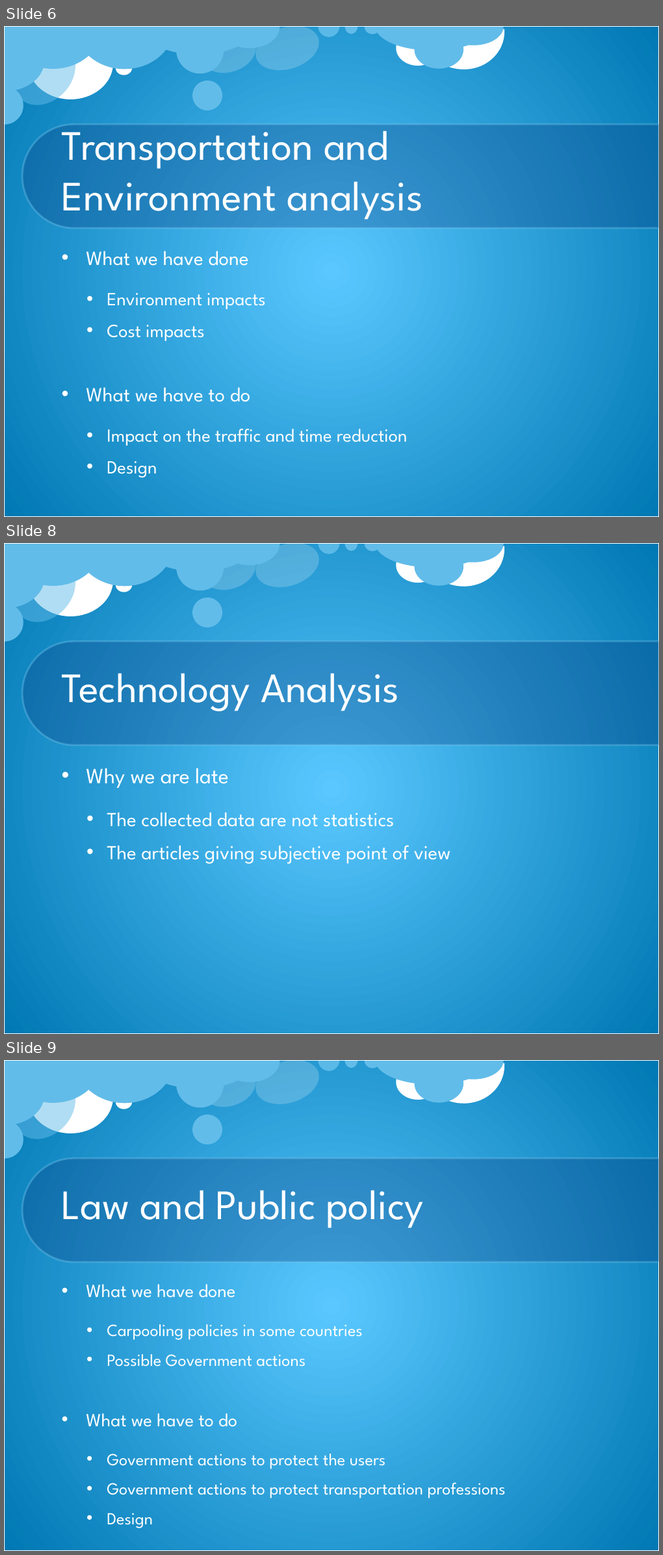
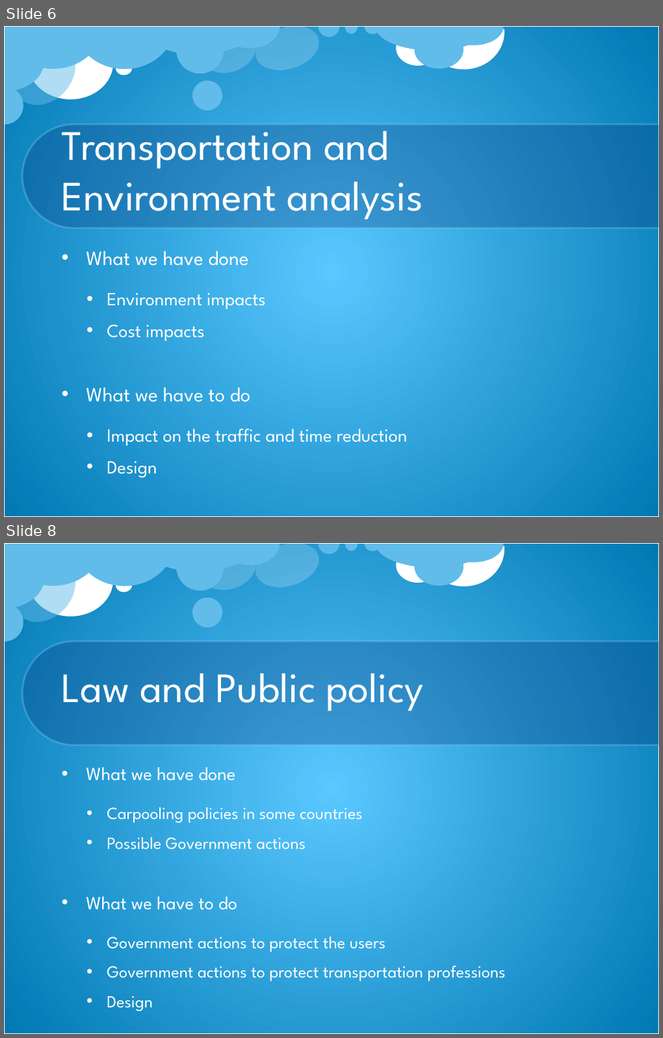
Before and after one commit to Massine/MyChe, a slide deck: Presentations/Presentation3_Progress.pptx. Shown one above the other, each under a label of ours: slides 6, 8 and 9 before the commit, slides 6 and 8 after it; the slides between them are not shown. The pictures are 663x1555 and 663x1038 pixels, drawn with LibreOffice and Linux fonts; fonts in the diff are those of the drawing; background and template pictures are left out. Boxes give left, top, right and bottom in pixels: in the first picture for what was removed or moved away, otherwise in the second. Text is boxed around its words. In the diff, an @@ line names an element or a change of style, - is before the commit and + after.

```diff
--- a/Presentations/Presentation3_Progress.pptx
+++ b/Presentations/Presentation3_Progress.pptx
@@ slide 8 removed at (4, 543, 659, 1034), background picture (left out); not listed: 23 template elements that a slide beside it also shows @@
@@ title removed at (62, 673, 400, 711) @@
-Technology Analysis
@@ text removed at (86, 769, 451, 864) @@
-• Why we are late
-  • The collected data are not statistics
-  • The articles giving subjective point of view
@@ what was slide 9 is now slide 8 @@
```
Also in this commit, not shown: 2 slides changed.
